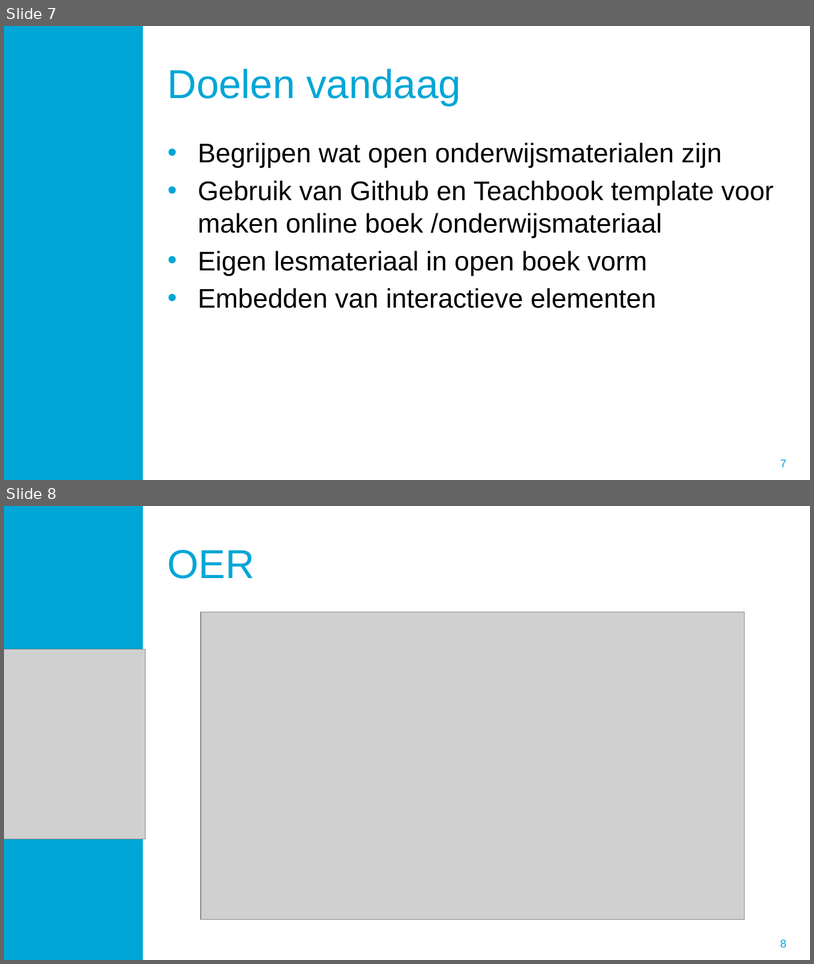
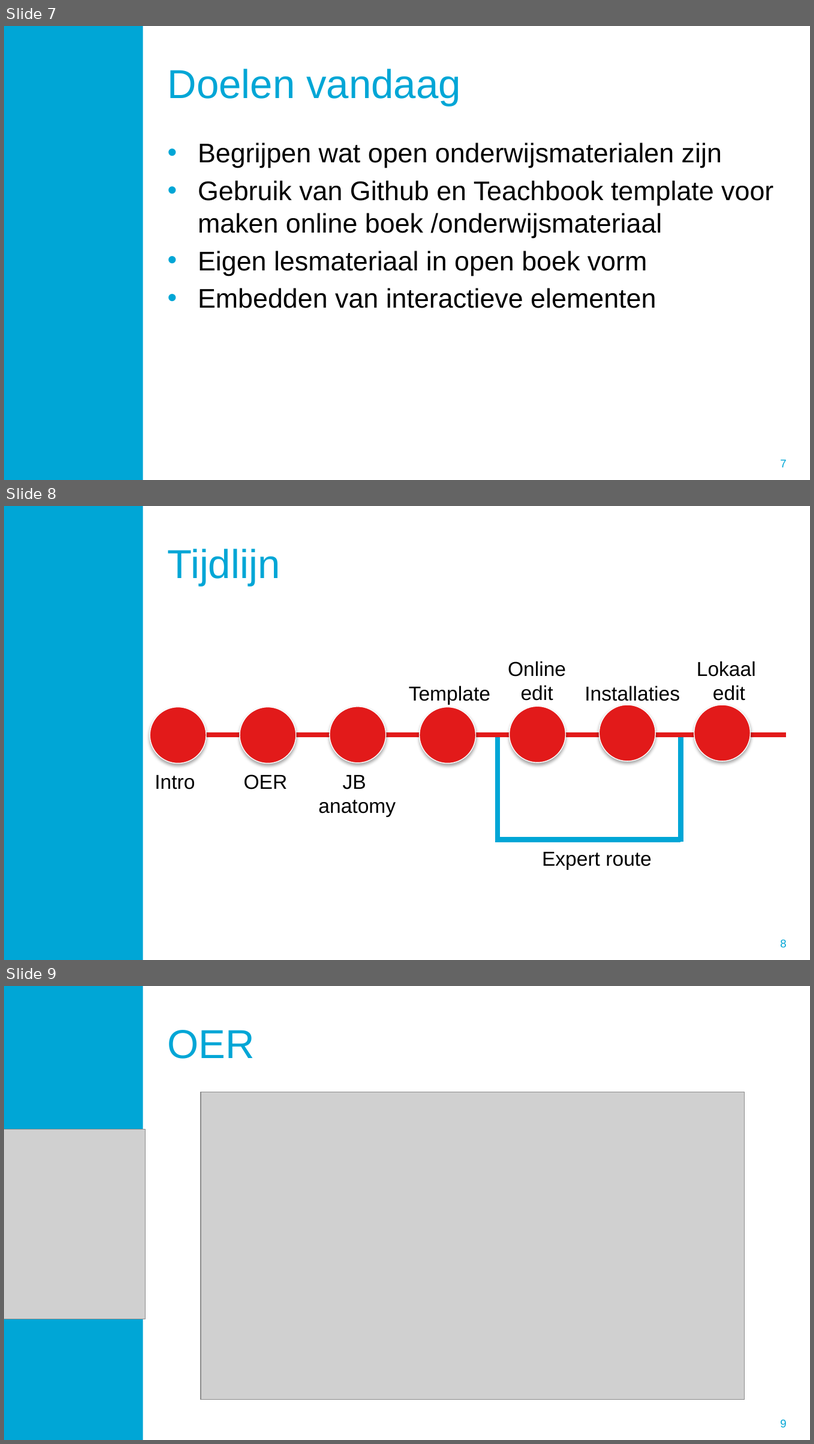
Before and after one commit to TUD-SEEd/betasteunpunt, a slide deck: book/JB/JB workshop.pptx. Shown one above the other, each under a label of ours: slides 7 and 8 before the commit, slides 7, 8 and 9 after it. The pictures are 814x964 and 814x1444 pixels, drawn with LibreOffice and Linux fonts; fonts in the diff are those of the drawing; grey boxes stand for pictures; background and template pictures are left out. Boxes give left, top, right and bottom in pixels: in the first picture for what was removed or moved away, otherwise in the second. Text is boxed around its words. In the diff, an @@ line names an element or a change of style, - is before the commit and + after.

Commit message:
update pptx

```diff
--- a/book/JB/JB workshop.pptx
+++ b/book/JB/JB workshop.pptx
@@ slide 8 added at <box>4,506,810,960</box>, background #FFFFFF; not listed: 2 template elements that a slide beside it also shows @@
@@ title added at <box>168,549,281,585</box>, 36 pt, text #00A6D6 @@
+Tijdlijn
@@ text added at <box>508,661,566,700</box>, 18 pt, text #000000 @@
+Online
+edit
@@ text added at <box>697,661,756,700</box>, 18 pt, text #000000 @@
+Lokaal
+edit
@@ text added at <box>409,685,491,704</box>, 18 pt, text #000000 @@
+Template
@@ text added at <box>585,685,680,701</box>, 18 pt, text #000000 @@
+Installaties
@@ ellipse added at <box>150,707,206,763</box>, fill #E21A1A, outline #FFFFFF 0.75 pt @@
@@ ellipse added at <box>239,707,296,763</box>, fill #E21A1A, outline #FFFFFF 0.75 pt @@
@@ ellipse added at <box>330,706,386,762</box>, fill #E21A1A, outline #FFFFFF 0.75 pt @@
@@ ellipse added at <box>419,707,476,763</box>, fill #E21A1A, outline #FFFFFF 0.75 pt @@
@@ ellipse added at <box>510,706,566,762</box>, fill #E21A1A, outline #FFFFFF 0.75 pt @@
@@ ellipse added at <box>599,705,656,761</box>, fill #E21A1A, outline #FFFFFF 0.75 pt @@
@@ ellipse added at <box>694,705,751,761</box>, fill #E21A1A, outline #FFFFFF 0.75 pt @@
@@ line added from (178, 734) to (786, 734), #E21A1A 4.5 pt @@
@@ line added from (498, 735) to (498, 841), #00A6D6 4.5 pt @@
@@ line added from (681, 735) to (681, 841), #00A6D6 4.5 pt @@
@@ text added at <box>155,775,195,789</box>, 18 pt, text #000000 @@
+Intro
@@ text added at <box>244,774,288,789</box>, 18 pt, text #000000 @@
+OER
@@ text added at <box>318,775,396,816</box>, 18 pt, text #000000 @@
+JB
+anatomy
@@ line added from (495, 839) to (681, 839), #00A6D6 4.5 pt @@
@@ text added at <box>542,852,652,869</box>, 18 pt, text #000000 @@
+Expert route
@@ what was slide 8 is now slide 9 @@
@@ page number at <box>780,1419,786,1427</box>: text changed @@
-8
+9
```
Also in this commit, not shown: 4 other files.
